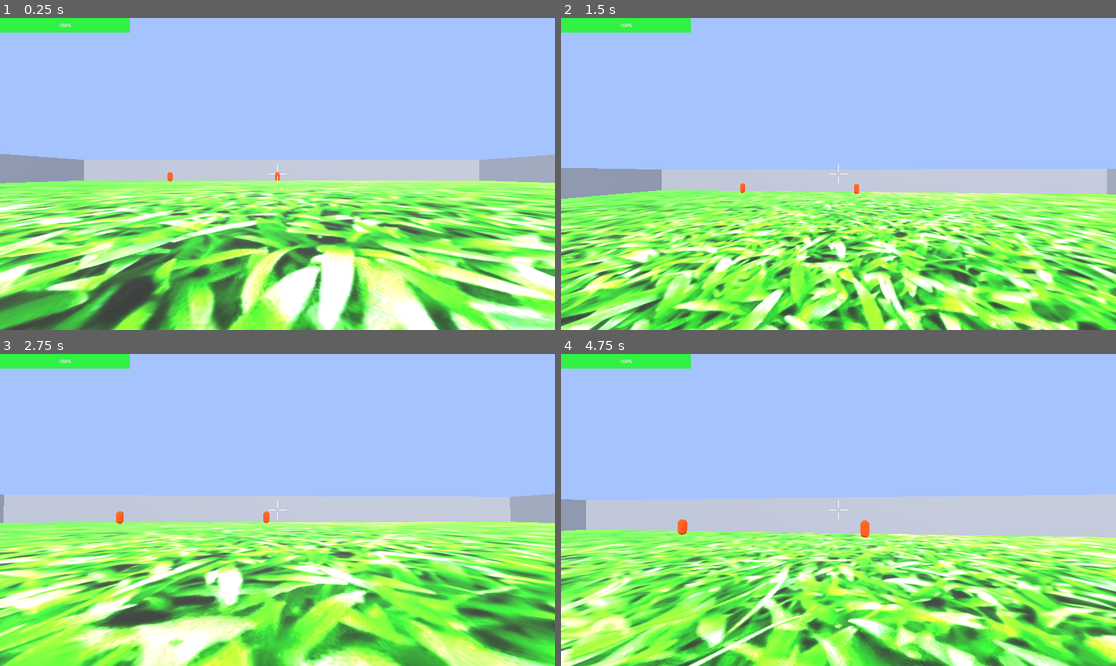
Above: before the commit, frames 1-4 (two rows, left to right).
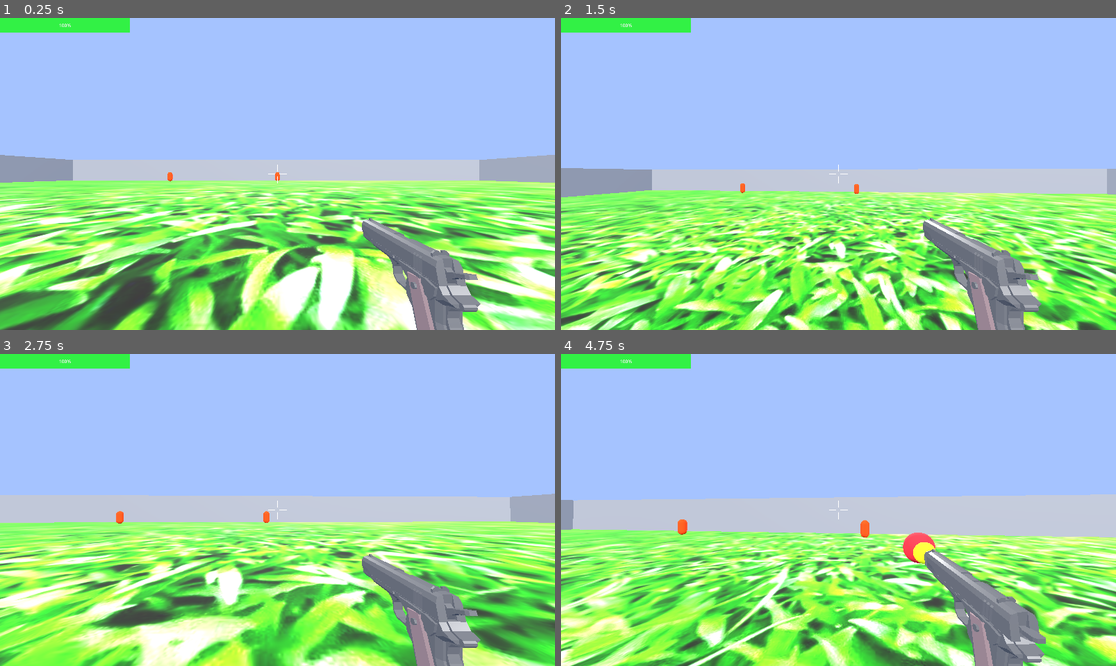
Above: after the commit, the same moments.

Repository: mikerkelly87/Godot_FPS_Template
Game: Godot game, scene res://scenes/world.tscn
Same seed, same stepped clock (60 frames per second), same inputs: the game is played once before the commit and once after it.
Inputs (mouse positions are in pixels of both pictures, inside the frame that each line leads up to):
- Up to frame 1 (0.25 s): no input
- Up to frame 2 (1.5 s): tap Enter at 0.5 s; move the mouse to (866, 174) at 0.52 s; hold W (move_forward) from 0.53 s (still down); click (866, 174) at 0.6 s; tap Space (jump) at 0.77 s; move the mouse to (810, 174) at 1.27 s; tap Ctrl (crouch) at 1.35 s
- Up to frame 3 (2.75 s): keep holding W (move_forward); tap Space (jump) at 1.52 s; click (249, 510) at 1.55 s; move the mouse to (288, 503) at 2.02 s; click (288, 503) at 2.1 s
- Up to frame 4 (4.75 s): keep holding W (move_forward); move the mouse to (832, 516) at 2.77 s; tap Shift (sprint) at 2.85 s; tap Space (jump) at 3.02, 3.77, 4.52 s; click (832, 516) at 3.05 s; move the mouse to (877, 513) at 3.52 s; click (877, 513) at 3.6 s; move the mouse to (794, 506) at 4.27 s; tap Ctrl (crouch) at 4.35 s; click (794, 506) at 4.55 s

The runs differ from the first frame. In frame 1, 3.8% of the frame differs, in the area x 0-87%, y 43-100%; in frame 2, 3.8%; in frame 3, 3.6%; in frame 4, 4.4%, in the area x 0-88%, y 46-100%.

Commit message:
Adding weapon assets

Diff:
--- a/project.godot
+++ b/project.godot
@@ -10,7 +10,7 @@
 
 [application]
 
-config/name="3D_playing"
+config/name="Godot_FPS_Template"
 run/main_scene="res://scenes/world.tscn"
 config/features=PackedStringArray("4.2", "GL Compatibility")
 config/icon="res://icon.svg"
@@ -24,6 +24,10 @@
 window/size/viewport_width=1920
 window/size/viewport_height=1080
 window/size/mode=3
+
+[filesystem]
+
+import/fbx/enabled=false
 
 [input]
 
--- /dev/null
+++ b/scenes/m1911.tscn
@@ -0,0 +1,203 @@
+[gd_scene load_steps=10 format=3 uid="uid://rkso0qtvfb6d"]
+
+[ext_resource type="PackedScene" uid="uid://bl86hsufx1fev" path="res://assets/m1911.glb" id="1_63iux"]
+
+[sub_resource type="Animation" id="Animation_6onvo"]
+resource_name = "shot"
+length = 0.2
+tracks/0/type = "value"
+tracks/0/imported = false
+tracks/0/enabled = true
+tracks/0/path = NodePath("Cube_001:position")
+tracks/0/interp = 1
+tracks/0/loop_wrap = true
+tracks/0/keys = {
+"times": PackedFloat32Array(0, 0.1, 0.2),
+"transitions": PackedFloat32Array(1, 1, 1),
+"update": 0,
+"values": [Vector3(0, 0, 0), Vector3(0, 0, 0.641067), Vector3(0, 0, 0)]
+}
+tracks/1/type = "value"
+tracks/1/imported = false
+tracks/1/enabled = true
+tracks/1/path = NodePath("Cube_008:rotation")
+tracks/1/interp = 1
+tracks/1/loop_wrap = true
+tracks/1/keys = {
+"times": PackedFloat32Array(0, 0.1, 0.2),
+"transitions": PackedFloat32Array(1, 1, 1),
+"update": 0,
+"values": [Vector3(0, 0, 0), Vector3(0.733038, 0, 0), Vector3(0, 0, 0)]
+}
+tracks/2/type = "value"
+tracks/2/imported = false
+tracks/2/enabled = true
+tracks/2/path = NodePath("Cube_004:position")
+tracks/2/interp = 1
+tracks/2/loop_wrap = true
+tracks/2/keys = {
+"times": PackedFloat32Array(0, 0.1, 0.2),
+"transitions": PackedFloat32Array(1, 1, 1),
+"update": 0,
+"values": [Vector3(0, 0, 0), Vector3(0, 0, 0.204606), Vector3(0, 0, 0)]
+}
+tracks/3/type = "value"
+tracks/3/imported = false
+tracks/3/enabled = true
+tracks/3/path = NodePath(".:rotation")
+tracks/3/interp = 1
+tracks/3/loop_wrap = true
+tracks/3/keys = {
+"times": PackedFloat32Array(0, 0.1, 0.2),
+"transitions": PackedFloat32Array(1, 1, 1),
+"update": 0,
+"values": [Vector3(0, 0, 0), Vector3(0.349066, 0, 0), Vector3(0, 0, 0)]
+}
+tracks/4/type = "value"
+tracks/4/imported = false
+tracks/4/enabled = true
+tracks/4/path = NodePath("MeshInstance3D:visible")
+tracks/4/interp = 1
+tracks/4/loop_wrap = true
+tracks/4/keys = {
+"times": PackedFloat32Array(0, 0.1, 0.2),
+"transitions": PackedFloat32Array(1, 1, 1),
+"update": 1,
+"values": [false, true, false]
+}
+tracks/5/type = "value"
+tracks/5/imported = false
+tracks/5/enabled = true
+tracks/5/path = NodePath("MeshInstance3D2:visible")
+tracks/5/interp = 1
+tracks/5/loop_wrap = true
+tracks/5/keys = {
+"times": PackedFloat32Array(0, 0.1, 0.2),
+"transitions": PackedFloat32Array(1, 1, 1),
+"update": 1,
+"values": [false, true, false]
+}
+
+[sub_resource type="Animation" id="Animation_iiq7v"]
+length = 0.001
+tracks/0/type = "value"
+tracks/0/imported = false
+tracks/0/enabled = true
+tracks/0/path = NodePath("Cube_001:position")
+tracks/0/interp = 1
+tracks/0/loop_wrap = true
+tracks/0/keys = {
+"times": PackedFloat32Array(0),
+"transitions": PackedFloat32Array(1),
+"update": 0,
+"values": [Vector3(0, 0, 0.641067)]
+}
+tracks/1/type = "value"
+tracks/1/imported = false
+tracks/1/enabled = true
+tracks/1/path = NodePath("Cube_008:rotation")
+tracks/1/interp = 1
+tracks/1/loop_wrap = true
+tracks/1/keys = {
+"times": PackedFloat32Array(0),
+"transitions": PackedFloat32Array(1),
+"update": 0,
+"values": [Vector3(0.733038, 0, 0)]
+}
+tracks/2/type = "value"
+tracks/2/imported = false
+tracks/2/enabled = true
+tracks/2/path = NodePath("Cube_004:position")
+tracks/2/interp = 1
+tracks/2/loop_wrap = true
+tracks/2/keys = {
+"times": PackedFloat32Array(0),
+"transitions": PackedFloat32Array(1),
+"update": 0,
+"values": [Vector3(0, 0, 0.204606)]
+}
+tracks/3/type = "value"
+tracks/3/imported = false
+tracks/3/enabled = true
+tracks/3/path = NodePath(".:rotation")
+tracks/3/interp = 1
+tracks/3/loop_wrap = true
+tracks/3/keys = {
+"times": PackedFloat32Array(0),
+"transitions": PackedFloat32Array(1),
+"update": 0,
+"values": [Vector3(0.349066, 0, 0)]
+}
+tracks/4/type = "value"
+tracks/4/imported = false
+tracks/4/enabled = true
+tracks/4/path = NodePath("MeshInstance3D:visible")
+tracks/4/interp = 1
+tracks/4/loop_wrap = true
+tracks/4/keys = {
+"times": PackedFloat32Array(0),
+"transitions": PackedFloat32Array(1),
+"update": 1,
+"values": [false]
+}
+tracks/5/type = "value"
+tracks/5/imported = false
+tracks/5/enabled = true
+tracks/5/path = NodePath("MeshInstance3D2:visible")
+tracks/5/interp = 1
+tracks/5/loop_wrap = true
+tracks/5/keys = {
+"times": PackedFloat32Array(0),
+"transitions": PackedFloat32Array(1),
+"update": 1,
+"values": [false]
+}
+
+[sub_resource type="Animation" id="Animation_31wm0"]
+resource_name = "idle"
+
+[sub_resource type="AnimationLibrary" id="AnimationLibrary_3tfnp"]
+_data = {
+"RESET": SubResource("Animation_iiq7v"),
+"fire": SubResource("Animation_6onvo"),
+"idle": SubResource("Animation_31wm0")
+}
+
+[sub_resource type="StandardMaterial3D" id="StandardMaterial3D_or433"]
+albedo_color = Color(1, 1, 0.101961, 1)
+
+[sub_resource type="SphereMesh" id="SphereMesh_ntq7r"]
+material = SubResource("StandardMaterial3D_or433")
+
+[sub_resource type="StandardMaterial3D" id="StandardMaterial3D_6qjc8"]
+albedo_color = Color(1, 0.152941, 0.196078, 1)
+
+[sub_resource type="SphereMesh" id="SphereMesh_q03a2"]
+material = SubResource("StandardMaterial3D_6qjc8")
+
+[node name="m1911" instance=ExtResource("1_63iux")]
+transform = Transform3D(1, 0, 0, 0, 0.939693, -0.34202, 0, 0.34202, 0.939693, 0, 0, 0)
+
+[node name="Cube_001" parent="." index="1"]
+transform = Transform3D(1, 0, 0, 0, 1, 0, 0, 0, 1, 0, 0, 0.641067)
+
+[node name="Cube_004" parent="." index="4"]
+transform = Transform3D(1, 0, 0, 0, 1, 0, 0, 0, 1, 0, 0, 0.204606)
+
+[node name="Cube_008" parent="." index="9"]
+transform = Transform3D(1, 0, 0, 0, 0.743145, -0.66913, 0, 0.66913, 0.743145, 0.314855, 1.04074, 1.62882)
+
+[node name="AnimationPlayer" type="AnimationPlayer" parent="." index="16"]
+libraries = {
+"": SubResource("AnimationLibrary_3tfnp")
+}
+
+[node name="MeshInstance3D" type="MeshInstance3D" parent="." index="17"]
+transform = Transform3D(1, 0, 0, 0, 1, -2.98023e-08, 0, 2.98023e-08, 1, 0, 1.06749, -3.07768)
+visible = false
+mesh = SubResource("SphereMesh_ntq7r")
+
+[node name="MeshInstance3D2" type="MeshInstance3D" parent="." index="18"]
+transform = Transform3D(1.5, 0, 0, 0, 1.5, -5.96046e-08, 0, 5.96046e-08, 1.5, 0, 1.11092, -3.73502)
+visible = false
+mesh = SubResource("SphereMesh_q03a2")
--- /dev/null
+++ b/scenes/m4a1.tscn
@@ -0,0 +1,8 @@
+[gd_scene load_steps=2 format=3 uid="uid://bn0rlol1kc84c"]
+
+[ext_resource type="PackedScene" uid="uid://bdouluuius4i2" path="res://assets/m4a1.glb" id="1_mqnvr"]
+
+[node name="M4A1" type="Node3D"]
+
+[node name="m4a1" parent="." instance=ExtResource("1_mqnvr")]
+transform = Transform3D(1, 0, 0, 0, 1, 0, 0, 0, 1, -0.117916, 0, -1.08276)
--- a/scenes/player.tscn
+++ b/scenes/player.tscn
@@ -1,7 +1,8 @@
-[gd_scene load_steps=12 format=3 uid="uid://bevugdkcaxjr3"]
+[gd_scene load_steps=13 format=3 uid="uid://bevugdkcaxjr3"]
 
 [ext_resource type="Script" path="res://scripts/player.gd" id="1_7mmla"]
 [ext_resource type="Texture2D" uid="uid://cre0ubgq4nu6h" path="res://assets/crosshair_main.png" id="2_7e26f"]
+[ext_resource type="PackedScene" uid="uid://rkso0qtvfb6d" path="res://scenes/m1911.tscn" id="2_ty3xy"]
 [ext_resource type="Texture2D" uid="uid://doc8ur52owxys" path="res://assets/crosshair_hit.png" id="3_y6qrd"]
 [ext_resource type="PackedScene" uid="uid://c8o5ew5sdyxh6" path="res://scenes/pause_menu.tscn" id="4_0uhqr"]
 
@@ -43,6 +44,9 @@
 collision_mask = 2
 collide_with_areas = true
 debug_shape_thickness = 1
+
+[node name="m1911" parent="Camera3D" instance=ExtResource("2_ty3xy")]
+transform = Transform3D(0.1, 0, 0, 0, 0.0939693, -0.034202, 0, 0.034202, 0.0939693, 0.398, -0.34, -0.649)
 
 [node name="CollisionShape3D" type="CollisionShape3D" parent="."]
 transform = Transform3D(1, 0, 0, 0, 1, 0, 0, 0, 1, 0, 0.0628227, -0.0282702)
--- a/scenes/world.tscn
+++ b/scenes/world.tscn
@@ -48,7 +48,7 @@
 transform = Transform3D(-4.37114e-08, 0, 1, 0, 1, 0, -1, 0, -4.37114e-08, -44.5025, -1.00343, 0.238762)
 
 [node name="MeshInstance3D" type="MeshInstance3D" parent="Wall02"]
-transform = Transform3D(100, 0, 0, 0, 5, 0, 0, 0, 1, -8.9407e-08, 3.49772, -3.13416)
+transform = Transform3D(100, 0, 0, 0, 5, 0, 0, 0, 1, 2.98023e-08, 3.49772, -5.84522)
 mesh = SubResource("BoxMesh_kloqo")
 
 [node name="CollisionShape3D" type="CollisionShape3D" parent="Wall02"]
--- a/scripts/player.gd
+++ b/scripts/player.gd
@@ -23,6 +23,10 @@
 func _ready():
 	# Capture mouse for mouse look
 	Input.mouse_mode = Input.MOUSE_MODE_CAPTURED
+
+	# This is only here because at this time I can't figure out why the m1911
+	# instance starts itself off at the middle keyframe of the fire animation
+	$Camera3D/m1911/AnimationPlayer.play("fire")
 
 
 # Handle mouse look
@@ -148,6 +152,7 @@
 # ID of the object that was shot.
 func shoot() -> void:
 	if Input.is_action_just_pressed("shoot"):
+		$Camera3D/m1911/AnimationPlayer.play("fire")
 		if $Camera3D/RayCast3D.is_colliding() == true:
 			var collided_object_id = $Camera3D/RayCast3D.get_collider_rid()
 			deal_damage.emit(collided_object_id)
Binary file added: assets/m16.glb
Not shown, added: assets/m16.glb.import
Binary file added: assets/m1911.glb
Not shown, added: assets/m1911.glb.import
Binary file added: assets/m1911tactical.glb
Not shown, added: assets/m1911tactical.glb.import
Binary file added: assets/m4a1.glb
Not shown, added: assets/m4a1.glb.import
Binary file added: assets/mp5.glb
Not shown, added: assets/mp5.glb.import
Binary file added: assets/mp7.glb
Not shown, added: assets/mp7.glb.import
(and 16 more such lines)
